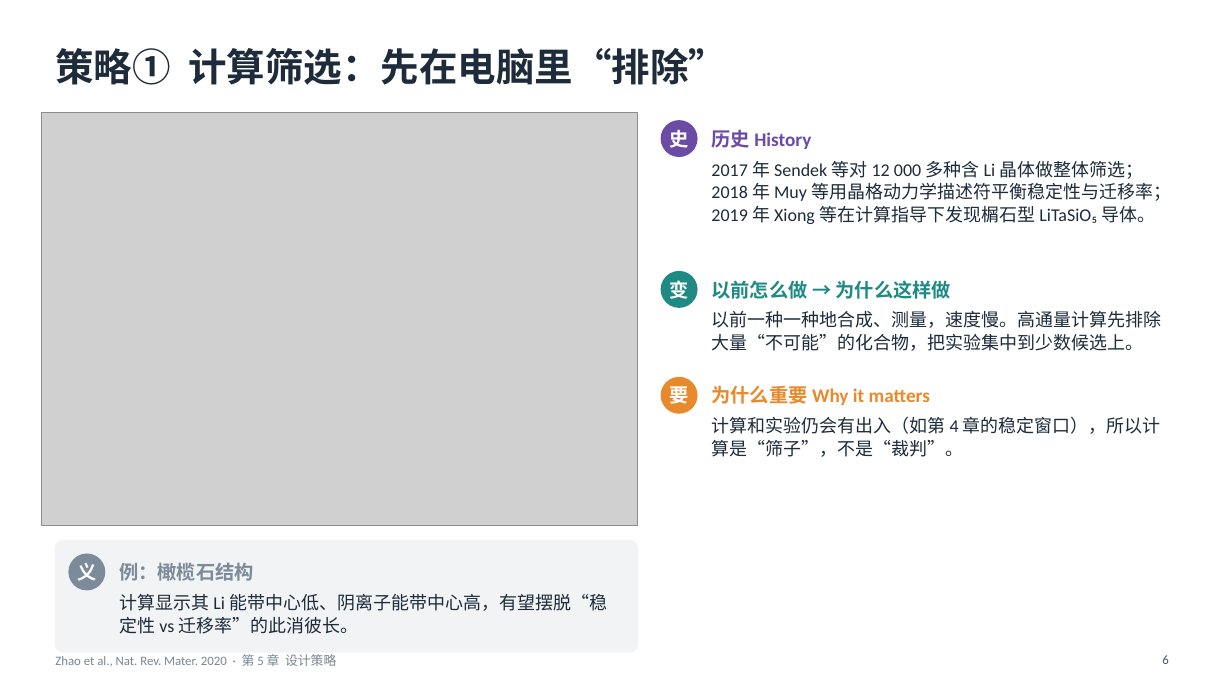
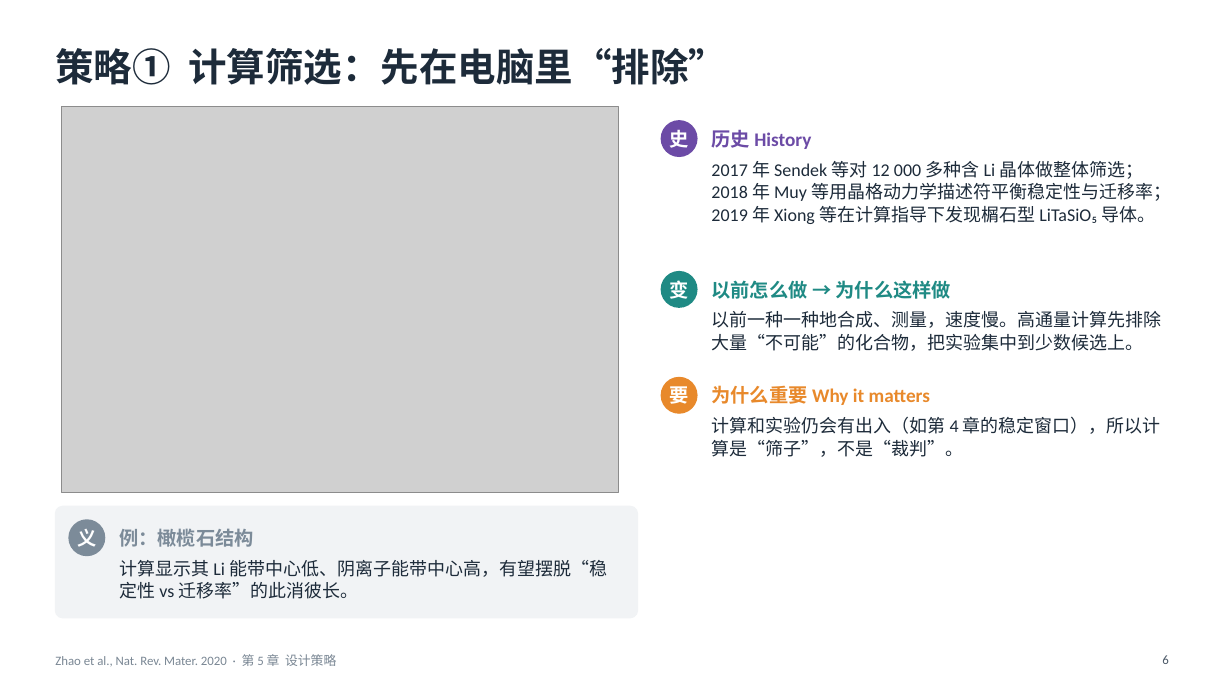
Before and after one commit to zhaoyuw44-lang/Trash, a slide deck: slide 6 of slides/decks/zhao2020/zhao2020_ch5.pptx. Drawn at 1232x693 pixels with LibreOffice and Linux fonts; fonts in the diff are those of the drawing; grey boxes stand for pictures. Boxes give left, top, right and bottom in pixels: in the first picture for what was removed or moved away, otherwise in the second. Text is boxed around its words. In the diff, an @@ line names an element or a change of style, - is before the commit and + after.

```diff
--- a/slides/decks/zhao2020/zhao2020_ch5.pptx
+++ b/slides/decks/zhao2020/zhao2020_ch5.pptx
@@ picture: place and size @@
-picture at (42,112,638,525)
+picture at (61,106,618,493)
@@ 2 texts, 1 ellipse, 1 rounded rectangle: place and size @@
-2 texts, 1 ellipse, 1 rounded rectangle at (55,541,638,653)
+2 texts, 1 ellipse, 1 rounded rectangle at (55,506,638,618)
```
Also in this commit, not shown: 9 other files.
